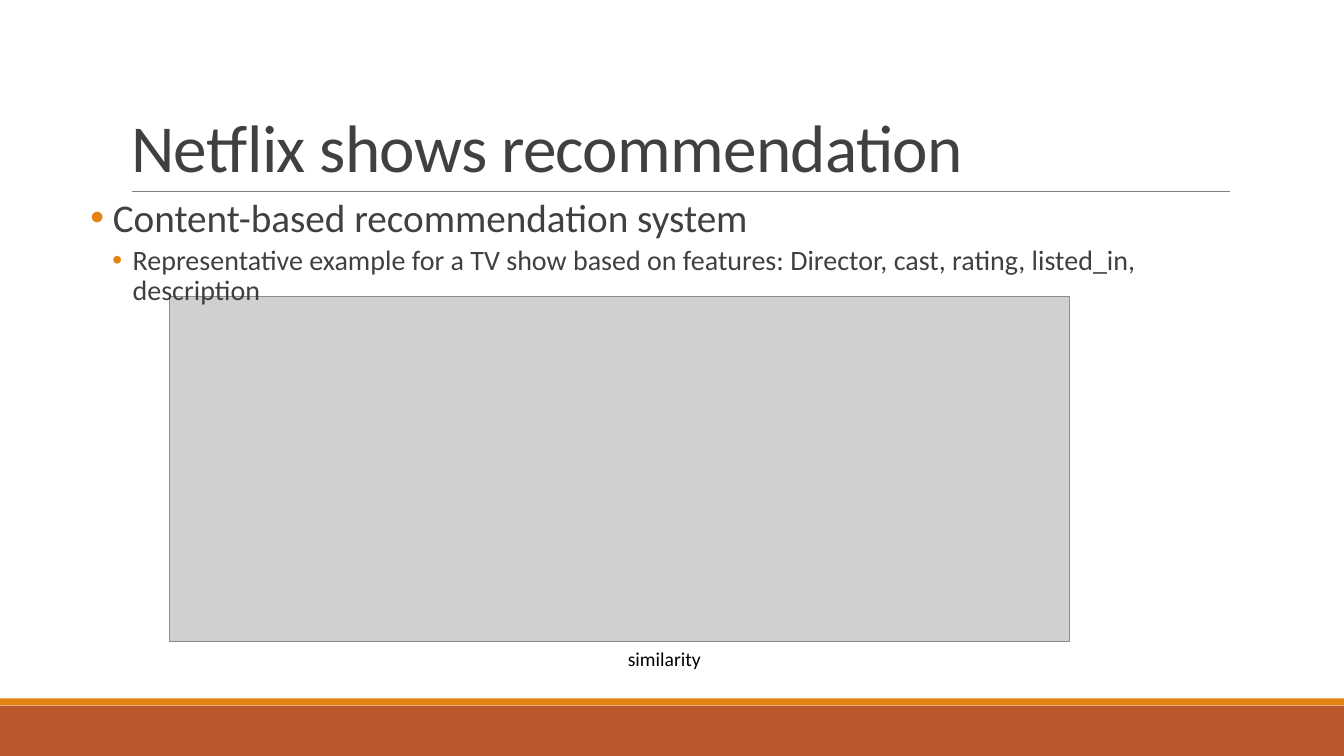
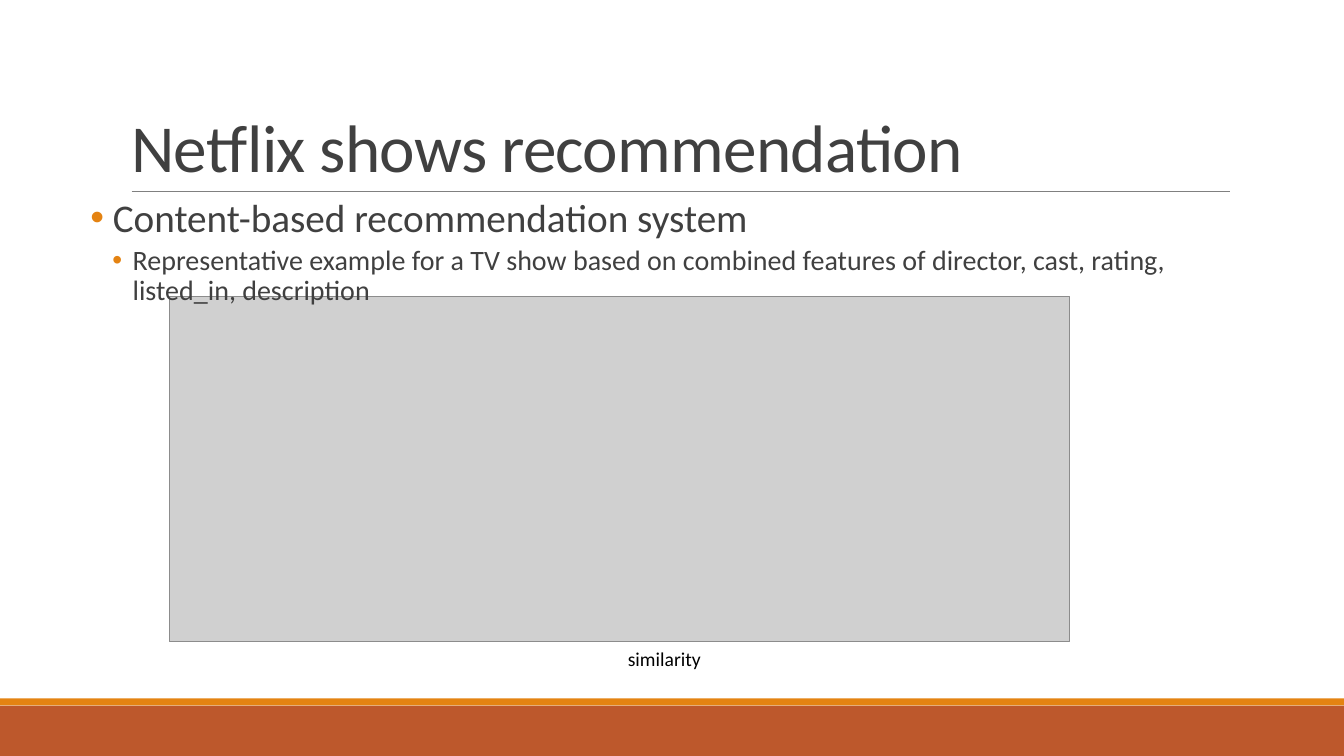
Before and after one commit to eegshou/proj5, a slide deck: slide 7 of Presentation_project5.pptx (slide 8 before the commit). Drawn at 1344x756 pixels with LibreOffice and Linux fonts; fonts in the diff are those of the drawing; grey boxes stand for pictures. Boxes give left, top, right and bottom in pixels: in the first picture for what was removed or moved away, otherwise in the second. Text is boxed around its words. In the diff, an @@ line names an element or a change of style, - is before the commit and + after.

```diff
--- a/Presentation_project5.pptx
+++ b/Presentation_project5.pptx
@@ text at [133,250,1164,307]: text changed @@
-  • Representative example for a TV show based on features: Director, cast, rating, listed_in, description
+  • Representative example for a TV show based on combined features of director, cast, rating, listed_in, description
```
Also in this commit, not shown: 7 other slides changed, 1 slide removed, 1 other file.
